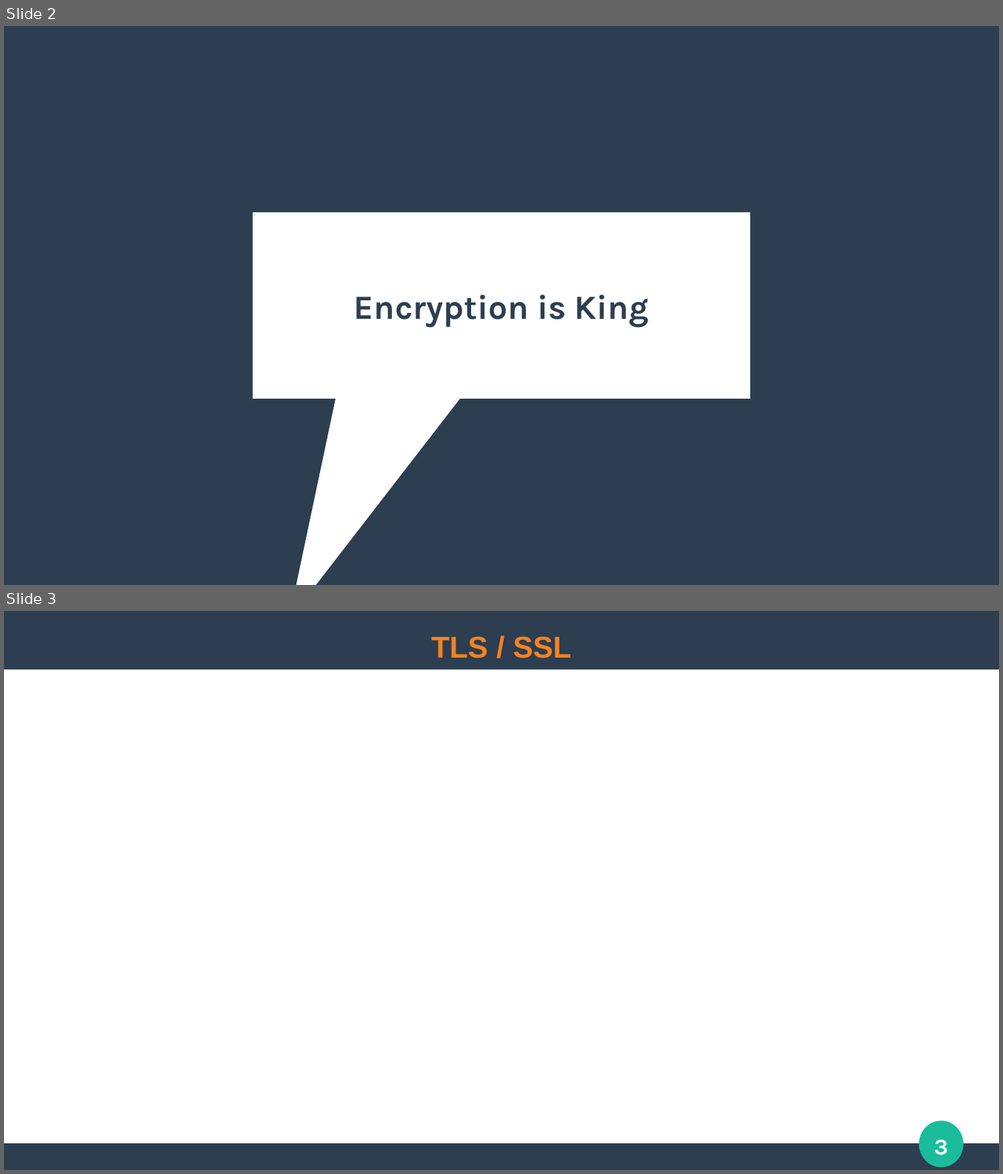
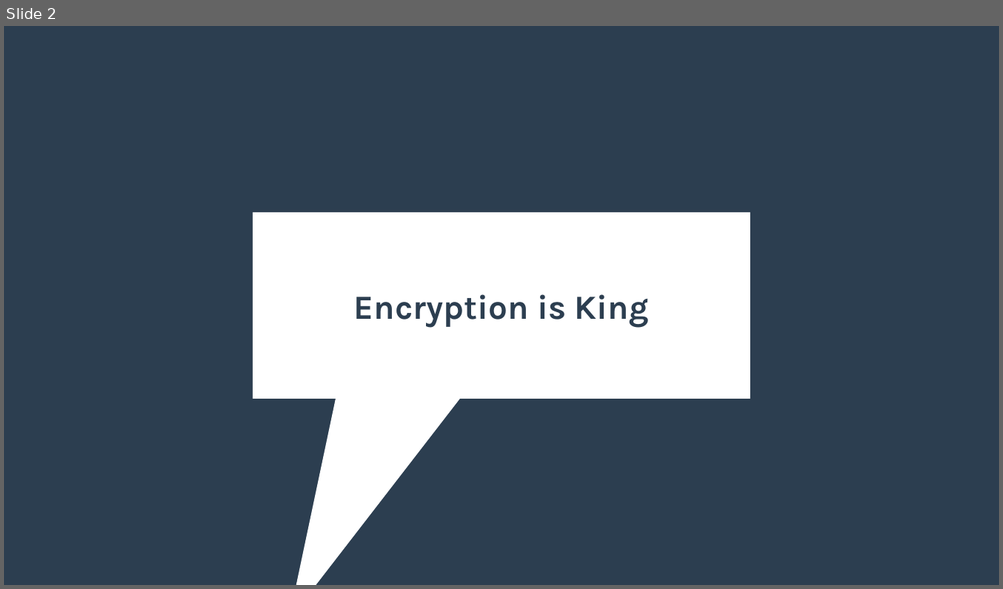
Before and after one commit to ghandmann/HS-AlbSig-WebAnwendungen2, a slide deck: Kapitel/03_SSL_TLS_HTTPS.odp. Shown one above the other, each under a label of ours: slides 2 and 3 before the commit, slide 2 after it. The pictures are 1003x1174 and 1003x589 pixels, drawn with LibreOffice and Linux fonts; fonts in the diff are those of the drawing. Boxes give left, top, right and bottom in pixels: in the first picture for what was removed or moved away, otherwise in the second. Text is boxed around its words. In the diff, an @@ line names an element or a change of style, - is before the commit and + after.

```diff
--- a/Kapitel/03_SSL_TLS_HTTPS.odp
+++ b/Kapitel/03_SSL_TLS_HTTPS.odp
@@ slide 3 removed at box(4, 611, 999, 1170), background #FFFFFF @@
@@ rectangle removed at box(4, 611, 999, 669) @@
@@ title removed at box(431, 636, 572, 658) @@
-TLS / SSL
@@ ellipse removed at box(919, 1121, 963, 1167) @@
@@ page number removed at box(933, 1140, 948, 1156) @@
-3
@@ rectangle removed at box(4, 1145, 999, 1170) @@
```
Also in this commit, not shown: 20 slides added, 5 other files.
